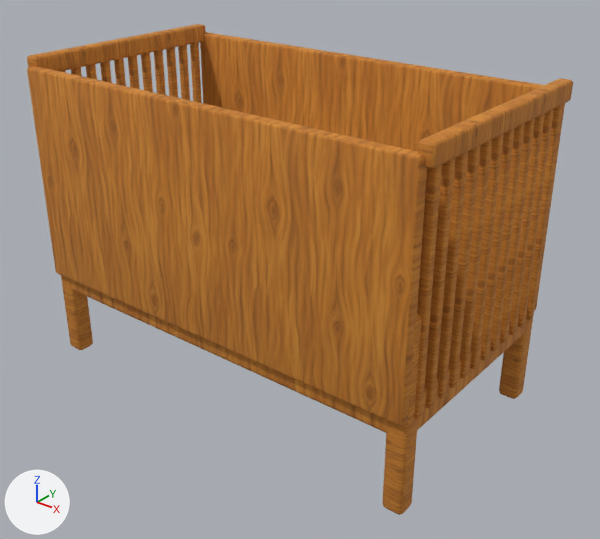
What one commit did to the glTF model public/models/furniture/nursery-crib.glb.
One viewpoint serves both versions: a 50 mm camera at (1.508, -1.811, 1.508) aimed at (0.068, -0.012, 0.392). Arrows for +X, +Y and +Z are at lower left; the lights stay in place. The picture after the commit comes second.

The first picture shows 'nursery-crib'.
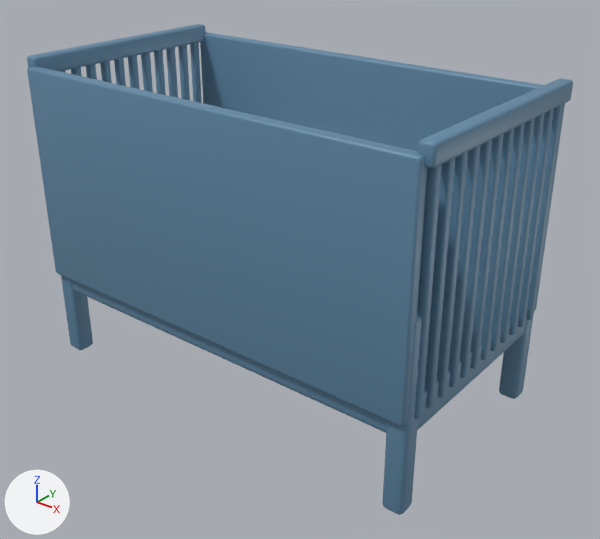
Where the change shows, as pixel boxes (x1, y1, x2, y2) in the pictures (600 x 539 px):
'nursery-crib', surface changed (brown to blue)
    both: (27, 24, 573, 515)

The change in detail:
In material 'wood-honey-textured' (mat_wood_honey_textured), texture is no longer img_handpainted_honey_oak.
In material 'wood-honey-textured' (mat_wood_honey_textured), base_color is now set to (0.12, 0.25, 0.38), blue #6189a6.
In material 'wood-honey-textured' (mat_wood_honey_textured), roughness goes from 0.82 to 0.47.
